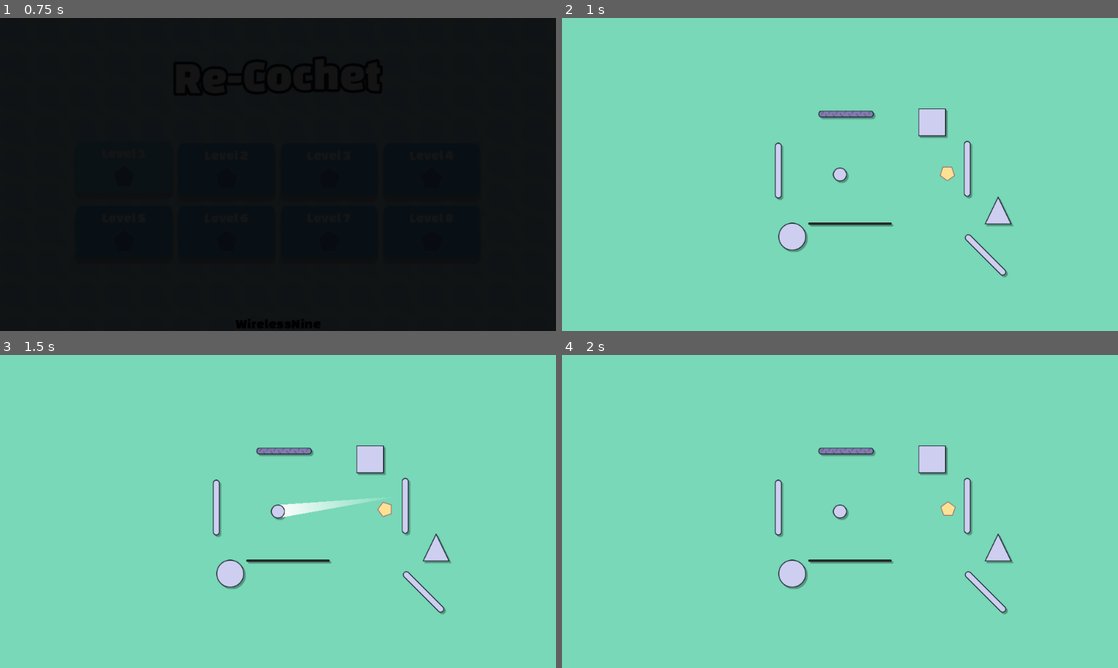
Above: before the commit, frames 1-4 (two rows, left to right).
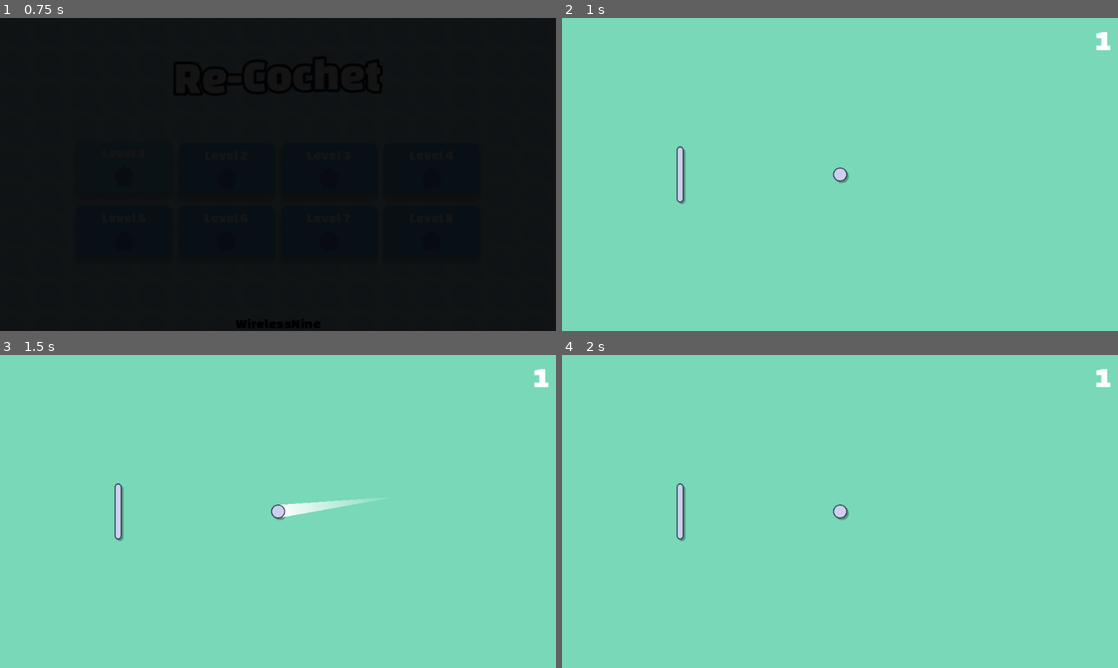
Above: after the commit, the same moments.

Repository: WirelessNine/Re-Cochet
Game: Godot game, scene res://scenes/main/main.tscn
The game is run twice, just before and just after one commit, with the same random seed, the same clock (stepped at 60 frames per second) and the same inputs.
Inputs (mouse positions are in pixels of both pictures, inside the frame that each line leads up to):
- Up to frame 1 (0.75 s): click (122, 168) at 0.5 s
- Up to frame 2 (1 s): no input
- Up to frame 3 (1.5 s): tap Enter (ui_accept) at 1.25 s; move the mouse to (400, 495) at 1.27 s; tap I at 1.35 s; click (400, 495) at 1.42 s
- Up to frame 4 (2 s): tap Enter (ui_accept) at 1.52 s

Frame 1 is identical in both runs. In frame 2, 2.9% of the frame differs, in the area x 20-99%, y 4-83%; in frame 3, 2.9%; in frame 4, 2.9%.

Commit message:
Add player death

Diff:
--- a/assets/spritesheets/main_spritesheet.svg
+++ b/assets/spritesheets/main_spritesheet.svg
@@ -25,8 +25,8 @@
      inkscape:document-units="mm"
      showgrid="true"
      inkscape:zoom="8"
-     inkscape:cx="74.25"
-     inkscape:cy="37.3125"
+     inkscape:cx="61.75"
+     inkscape:cy="82.1875"
      inkscape:window-width="1920"
      inkscape:window-height="1009"
      inkscape:window-x="-8"
@@ -59,10 +59,11 @@
        id="rect2"
        width="7.9368329"
        height="7.9368329"
-       x="0.26458332"
-       y="0.26458332"
+       x="10.133511"
+       y="14.0156"
        ry="3.9684165"
-       inkscape:label="ball" />
+       inkscape:label="ball"
+       rx="3.9684165" />
     <path
        id="rect3"
        style="fill:#cecff0;stroke:#141b27;stroke-width:0.529167;fill-opacity:1;stroke-opacity:1"
--- a/resources/materials/vibration.gdshader
+++ /dev/null
@@ -1,25 +0,0 @@
-shader_type canvas_item;
-
-uniform float amplitude : hint_range(0.0, 50.0, 0.1) = 8.0;
-uniform float frequency : hint_range(0.0, 20.0, 0.1) = 1.0;
-uniform float speed : hint_range(0.0, 100.0, 0.1) = 45.0;
-uniform float damping : hint_range(0.0, 10.0, 0.1) = 0.0;
-uniform float pluck_time = 0.0;
-
-void fragment() {
-	vec2 uv = UV;
-
-	float pin_mask = sin(uv.y * PI);
-
-	float elapsed = max(0.0, TIME - pluck_time);
-	float decay = exp(-damping * elapsed);
-
-	float wave = sin(TIME * speed) * amplitude * pin_mask * decay;
-	uv.x += wave;
-
-	if (uv.x < 0.0 || uv.x > 1.0) {
-		COLOR = vec4(0.0);
-	} else {
-		COLOR = texture(TEXTURE, uv);
-	}
-}
--- a/resources/materials/vibration_material.tres
+++ /dev/null
@@ -1,11 +0,0 @@
-[gd_resource type="ShaderMaterial" format=3 uid="uid://del2uol8ofq3u"]
-
-[ext_resource type="Shader" uid="uid://wew2ccxpadq0" path="res://resources/materials/vibration.gdshader" id="1_opv6r"]
-
-[resource]
-shader = ExtResource("1_opv6r")
-shader_parameter/amplitude = 8.0
-shader_parameter/frequency = 1.0
-shader_parameter/speed = 45.0
-shader_parameter/damping = 0.0
-shader_parameter/pluck_time = 0.0
--- a/resources/textures/player/player.tres
+++ b/resources/textures/player/player.tres
@@ -4,4 +4,4 @@
 
 [resource]
 atlas = ExtResource("1_u1ox6")
-region = Rect2(0, 0, 32, 32)
+region = Rect2(21, 36, 64, 64)
--- a/scenes/levels/level_01.tscn
+++ b/scenes/levels/level_01.tscn
@@ -1,18 +1,13 @@
 [gd_scene format=3 uid="uid://c4f18m7owfw4d"]
 
 [ext_resource type="PackedScene" uid="uid://dhu4mu7mc1ft2" path="res://scenes/player/ball.tscn" id="1_m802k"]
-[ext_resource type="Script" uid="uid://du4roo37xvmjx" path="res://scenes/levels/level_01.gd" id="1_uvc87"]
+[ext_resource type="Script" uid="uid://du4roo37xvmjx" path="res://scenes/levels/level_2d.gd" id="1_uvc87"]
 [ext_resource type="PackedScene" uid="uid://ipnpybmkm30b" path="res://scenes/obstacles/wall.tscn" id="2_i2aat"]
-[ext_resource type="PackedScene" uid="uid://7a6ncqx86fmf" path="res://scenes/obstacles/weak_wall.tscn" id="3_2djvx"]
-[ext_resource type="PackedScene" uid="uid://bmm0nbe82ftka" path="res://scenes/obstacles/string.tscn" id="5_qdh5e"]
-[ext_resource type="PackedScene" uid="uid://cc4rnfjdx76ny" path="res://scenes/obstacles/square.tscn" id="6_t0hvh"]
-[ext_resource type="PackedScene" uid="uid://cxtyusewlaaa3" path="res://scenes/obstacles/circle.tscn" id="7_kfebt"]
-[ext_resource type="PackedScene" uid="uid://cg46m5aphtvcl" path="res://scenes/obstacles/triangle.tscn" id="8_r72dd"]
-[ext_resource type="PackedScene" uid="uid://d7puovc8g6ot" path="res://scenes/player/pentagon.tscn" id="9_kfebt"]
 
 [node name="Level01" type="Node2D" unique_id=1967266403]
 script = ExtResource("1_uvc87")
 canvas_color = Color(0.47058824, 0.84705883, 0.7176471, 1)
+min_hits_required = 1
 
 [node name="Camera" type="Camera2D" parent="." unique_id=271012844]
 unique_name_in_owner = true
@@ -23,33 +18,5 @@
 unique_name_in_owner = true
 
 [node name="Wall" parent="." unique_id=251030527 instance=ExtResource("2_i2aat")]
-position = Vector2(-142, -9)
-
-[node name="Wall3" parent="." unique_id=2119743309 instance=ExtResource("2_i2aat")]
-position = Vector2(293, -13)
-
-[node name="Wall2" parent="." unique_id=1849547708 instance=ExtResource("2_i2aat")]
-position = Vector2(335.00003, 185)
-rotation = -0.7853982
-
-[node name="WeakWall" parent="." unique_id=2105004682 instance=ExtResource("3_2djvx")]
-position = Vector2(14, -139)
-rotation = 1.5707964
-
-[node name="String" parent="." unique_id=1139074267 node_paths=PackedStringArray("target_obstacle") instance=ExtResource("5_qdh5e")]
-position = Vector2(23, 113)
-rotation = 1.5707964
-target_obstacle = NodePath("../Wall2")
-move_offset = Vector2(0, -50)
-
-[node name="Square" parent="." unique_id=350941581 instance=ExtResource("6_t0hvh")]
-position = Vector2(212, -120)
-
-[node name="Circle" parent="." unique_id=18589820 instance=ExtResource("7_kfebt")]
-position = Vector2(-110, 143)
-
-[node name="Triangle" parent="." unique_id=1272517777 instance=ExtResource("8_r72dd")]
-position = Vector2(364, 83)
-
-[node name="Pentagon" parent="." unique_id=833800454 instance=ExtResource("9_kfebt")]
-position = Vector2(248, -4)
+position = Vector2(-368, 0)
+metadata/_scene_painted = true
--- a/scenes/levels/level_01.gd
+++ b/scenes/levels/level_2d.gd
@@ -13,12 +13,17 @@
 @onready var camera: Camera2D = %Camera
 @onready var ball: Player2D = %Ball
 
+var current_hits: int = 0
+
 
 func _ready() -> void:
 	ball.obstacle_hit.connect(_on_obstacle_hit)
+	current_hits = min_hits_required
 
 	Globals.pentagon_collected.connect(set.bind(&"pentagon_collected", true))
 	Globals.level_completed.connect(_on_level_complete)
+
+	Globals.current_hits_changed.emit(clamp(current_hits, 0, 99))
 
 
 func apply_shake(amount: float) -> void:
@@ -37,8 +42,15 @@
 func _on_obstacle_hit() -> void:
 	apply_shake(3.0)
 
+	current_hits -= 1
+
+	Globals.current_hits_changed.emit(clamp(current_hits, 0, 99))
+
 
 func _on_level_complete() -> void:
+	if not current_hits <= 0:
+		return
+
 	ball.movement_disabled = true
 	Globals.completed_levels[level_id] = true
 
--- a/scenes/main/main.gd
+++ b/scenes/main/main.gd
@@ -6,17 +6,23 @@
 const LEVEL_01: PackedScene = preload("uid://c4f18m7owfw4d")
 
 var current_level: Level2D
+var current_level_scene: PackedScene
+
+var _trans_db: bool = false
 
 @onready var fade: ColorRect = %Fade
 @onready var title_screen: Menu = %TitleScreen
-
-var _trans_db: bool = false
+@onready var current_hits_label: Label = %CurrentHits
 
 
 func _ready() -> void:
 	MenuManager.set_transition(fade, TRANSITION_FADE)
 
 	Globals.level_selected.connect(_on_level_selected)
+	Globals.current_hits_changed.connect(
+		func(new_value: int) -> void:
+			current_hits_label.text = str(new_value),
+	)
 
 
 func _input(event: InputEvent) -> void:
@@ -27,15 +33,21 @@
 
 
 func free_level() -> void:
+	if not current_level:
+		return
+
 	current_level.queue_free()
 	current_level = null
 
 
 func change_level(level_scene: PackedScene) -> void:
+	free_level()
+
 	var new_level: Level2D = level_scene.instantiate()
 	RenderingServer.set_default_clear_color(new_level.canvas_color)
 
 	current_level = new_level
+	current_level_scene = level_scene
 
 	add_child(new_level)
 
@@ -66,3 +78,16 @@
 	title_screen.close()
 
 	MenuManager.play_transition(false)
+
+
+func _on_bounds_body_entered(body: Node2D) -> void:
+	if body is Player2D:
+		var level_trans_menu: Menu = MenuManager.get_menu("level_transition")
+
+		level_trans_menu.open()
+
+		await get_tree().create_timer(0.5).timeout
+
+		change_level(current_level_scene)
+
+		level_trans_menu.close()
--- a/scenes/main/main.tscn
+++ b/scenes/main/main.tscn
@@ -4,8 +4,43 @@
 [ext_resource type="PackedScene" uid="uid://cne11b6o4xcdl" path="res://scenes/ui/title_screen.tscn" id="2_iuonh"]
 [ext_resource type="PackedScene" uid="uid://cpey7p5dp4tr1" path="res://scenes/ui/level_transition.tscn" id="3_k2fmo"]
 
+[sub_resource type="WorldBoundaryShape2D" id="WorldBoundaryShape2D_k2fmo"]
+distance = -362.0
+
+[sub_resource type="WorldBoundaryShape2D" id="WorldBoundaryShape2D_as85p"]
+normal = Vector2(0, 1)
+distance = -362.0
+
+[sub_resource type="WorldBoundaryShape2D" id="WorldBoundaryShape2D_l3cfh"]
+normal = Vector2(1, 0)
+distance = -643.0
+
+[sub_resource type="WorldBoundaryShape2D" id="WorldBoundaryShape2D_6q06x"]
+normal = Vector2(-1, 0)
+distance = -643.0
+
+[sub_resource type="StyleBoxEmpty" id="StyleBoxEmpty_as85p"]
+content_margin_left = 8.0
+content_margin_top = 8.0
+content_margin_right = 8.0
+content_margin_bottom = 8.0
+
 [node name="Main" type="Node" unique_id=257091059]
 script = ExtResource("1_hyk8p")
+
+[node name="Bounds" type="Area2D" parent="." unique_id=1664566022]
+
+[node name="Bottom" type="CollisionShape2D" parent="Bounds" unique_id=1114992398]
+shape = SubResource("WorldBoundaryShape2D_k2fmo")
+
+[node name="Top" type="CollisionShape2D" parent="Bounds" unique_id=2017924683]
+shape = SubResource("WorldBoundaryShape2D_as85p")
+
+[node name="Left" type="CollisionShape2D" parent="Bounds" unique_id=1789822146]
+shape = SubResource("WorldBoundaryShape2D_l3cfh")
+
+[node name="Right" type="CollisionShape2D" parent="Bounds" unique_id=1187011476]
+shape = SubResource("WorldBoundaryShape2D_6q06x")
 
 [node name="UI" type="CanvasLayer" parent="." unique_id=1389913331]
 
@@ -22,6 +57,28 @@
 
 [node name="TitleScreen" parent="UI" unique_id=2008179970 instance=ExtResource("2_iuonh")]
 unique_name_in_owner = true
+visible = false
 
 [node name="LevelTransition" parent="UI" unique_id=128309869 instance=ExtResource("3_k2fmo")]
 visible = false
+
+[node name="HUD" type="PanelContainer" parent="UI" unique_id=1486115142]
+z_index = -1
+anchors_preset = 15
+anchor_right = 1.0
+anchor_bottom = 1.0
+grow_horizontal = 2
+grow_vertical = 2
+mouse_filter = 2
+theme_override_styles/panel = SubResource("StyleBoxEmpty_as85p")
+
+[node name="CurrentHits" type="Label" parent="UI/HUD" unique_id=1874229984]
+unique_name_in_owner = true
+layout_mode = 2
+size_flags_vertical = 0
+theme_override_colors/font_color = Color(1, 1, 1, 1)
+theme_override_font_sizes/font_size = 32
+text = "5"
+horizontal_alignment = 2
+
+[connection signal="body_entered" from="Bounds" to="." method="_on_bounds_body_entered"]
--- a/scenes/player/ball.tscn
+++ b/scenes/player/ball.tscn
@@ -34,6 +34,7 @@
 
 [node name="HitEffect" type="Sprite2D" parent="." unique_id=1583771800]
 unique_name_in_owner = true
+visible = false
 z_index = 1
 texture = ExtResource("4_cladr")
 
--- a/scenes/ui/level_transition.gd
+++ b/scenes/ui/level_transition.gd
@@ -10,3 +10,7 @@
 	new_level_label.text = str(new_level)
 
 	animation_player.play(&"default")
+
+
+func _opened() -> void:
+	animation_player.play(&"RESET")
--- a/scripts/globals.gd
+++ b/scripts/globals.gd
@@ -3,6 +3,7 @@
 signal level_selected(level: PackedScene)
 signal level_completed
 signal pentagon_collected
+signal current_hits_changed(new_value: int)
 
 var completed_levels: Dictionary[int, bool] = {
 	0: false,
Not shown, removed: resources/materials/vibration.gdshader.uid
Renamed: scenes/levels/level_01.gd.uid -> scenes/levels/level_2d.gd.uid
Not shown, changed: kanban_tasks_data.kanban
